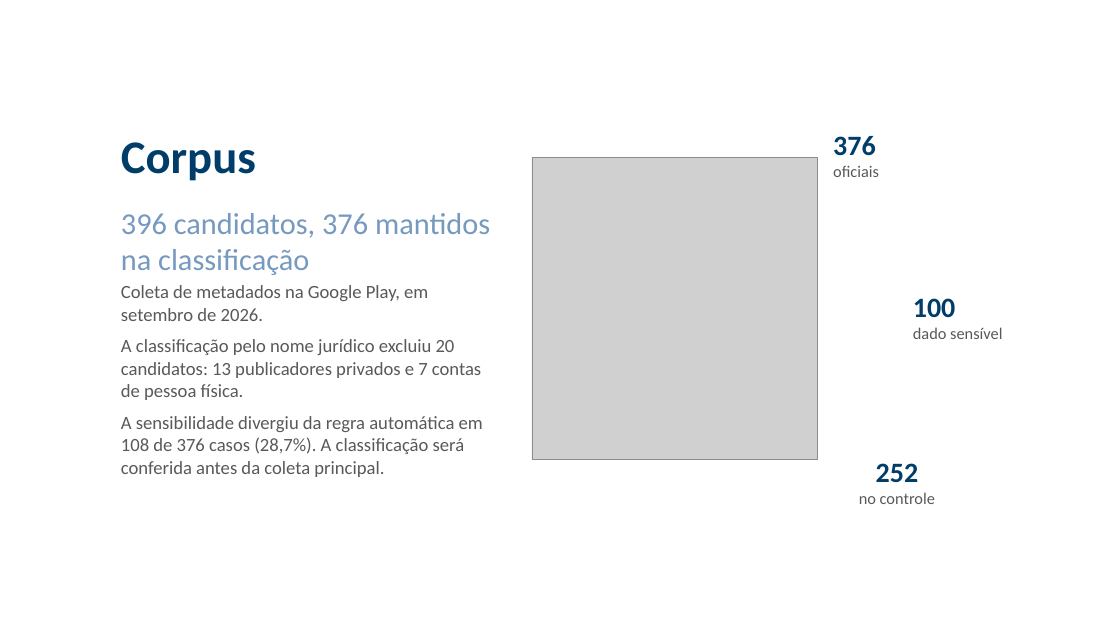
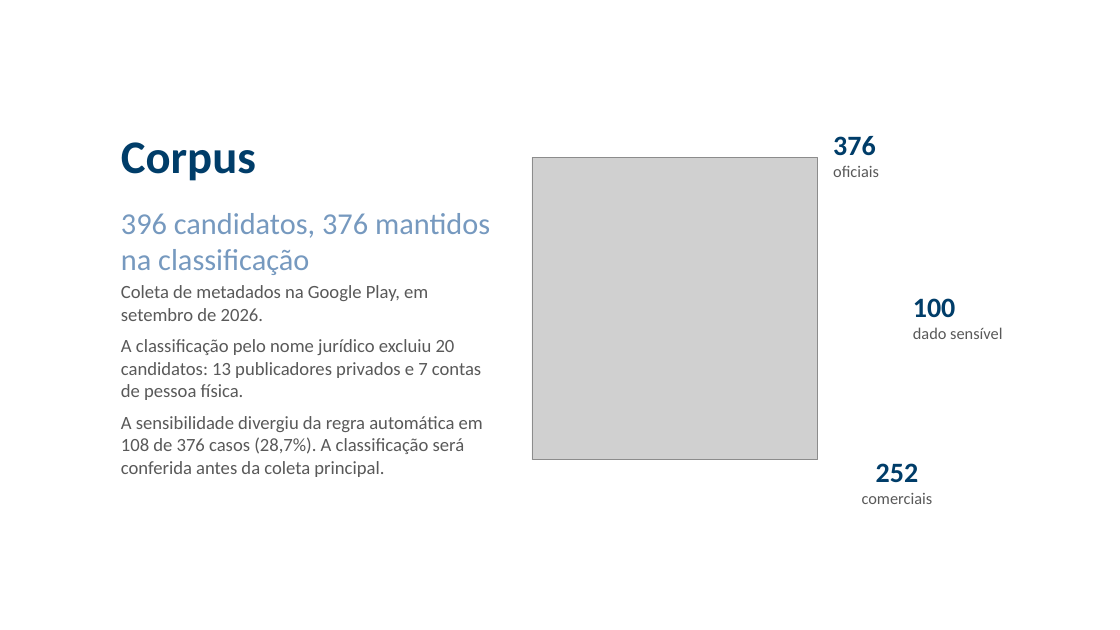
Before and after one commit to ClaudioAMF1/TCC, a slide deck: slide 8 of tcc/apresentacao/simulacao-defesa-rascunho.pptx. Drawn at 1120x630 pixels with LibreOffice and Linux fonts; fonts in the diff are those of the drawing; grey boxes stand for pictures; background and template pictures are left out. Boxes give left, top, right and bottom in pixels: in the first picture for what was removed or moved away, otherwise in the second. Text is boxed around its words. In the diff, an @@ line names an element or a change of style, - is before the commit and + after.

```diff
--- a/tcc/apresentacao/simulacao-defesa-rascunho.pptx
+++ b/tcc/apresentacao/simulacao-defesa-rascunho.pptx
@@ text at (862, 493, 933, 504): text changed @@
-no controle
+comerciais
```
Also in this commit, not shown: 7 other slides changed, 2 other files.
